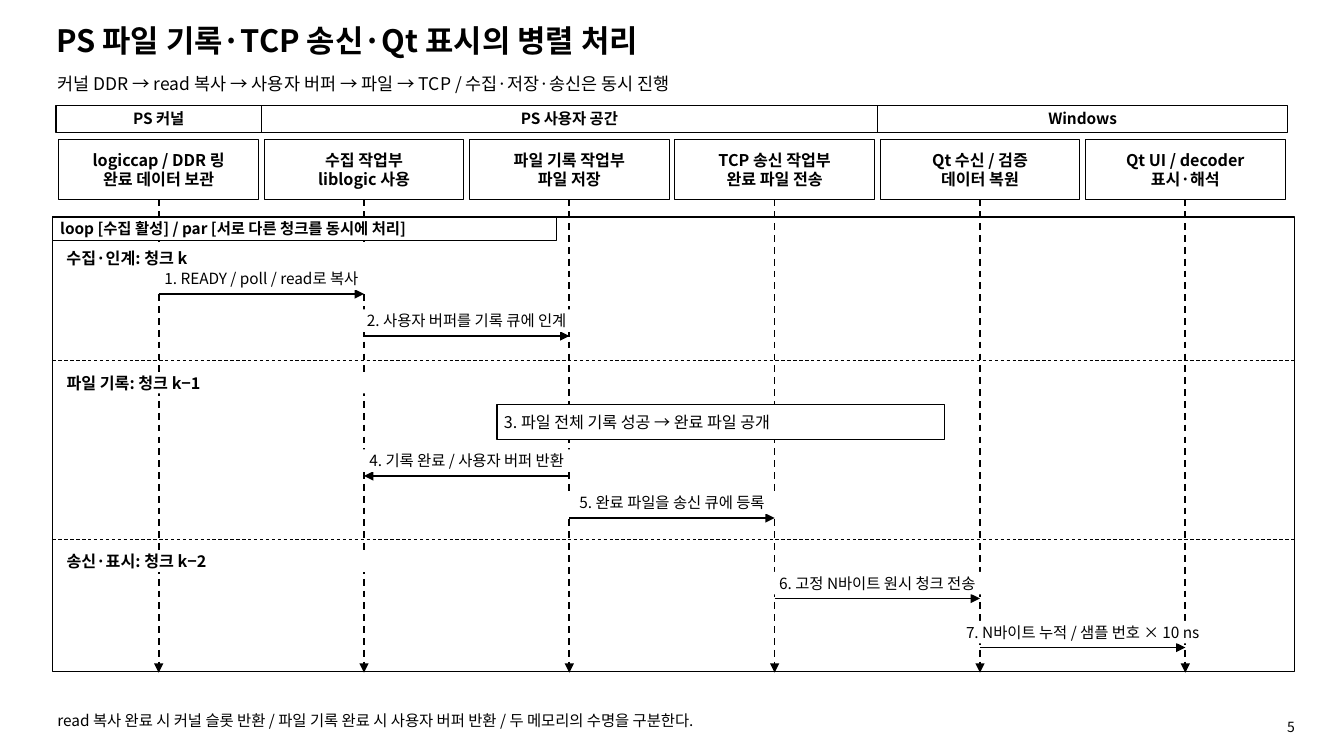
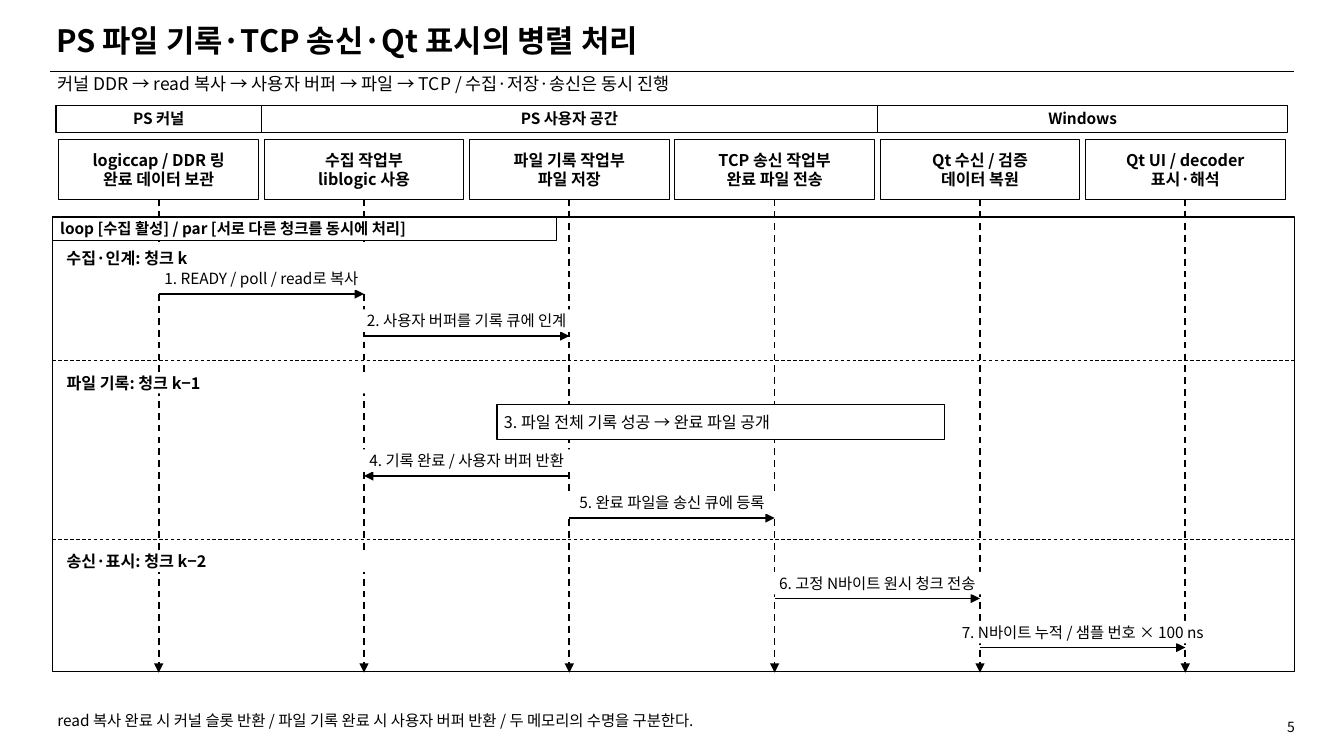
Before and after one commit to shinyuji/lucky_kernel, a slide deck: slide 7 of docs/FPGA_Linux_Qt_Sequence_Diagram.pptx (slide 5 before the commit). Drawn at 1344x756 pixels with LibreOffice and Linux fonts; fonts in the diff are those of the drawing. Boxes give left, top, right and bottom in pixels: in the first picture for what was removed or moved away, otherwise in the second. Text is boxed around its words. In the diff, an @@ line names an element or a change of style, - is before the commit and + after.

```diff
--- a/docs/FPGA_Linux_Qt_Sequence_Diagram.pptx
+++ b/docs/FPGA_Linux_Qt_Sequence_Diagram.pptx
@@ line added from (50, 71) to (1294, 71), #000000 0.9 pt @@
@@ text in rectangle at bbox=[962, 625, 1204, 640]: text changed @@
-7. N바이트 누적 / 샘플 번호 × 10 ns
+7. N바이트 누적 / 샘플 번호 × 100 ns
```
Also in this commit, not shown: 6 other slides changed, 2 slides added, 2 other files.
